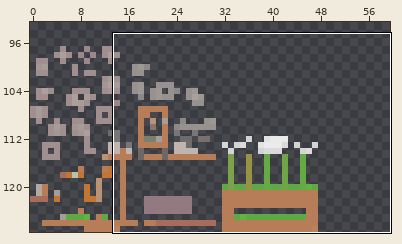
Two states of a sprite sheet, _Res/Map Backup/0_0.png. Above: a wide view before the commit, with the close-up outlined.
Close-up. Before:
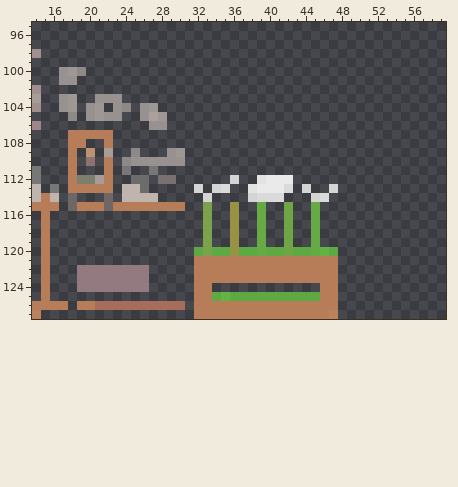
The file is 128x128 pixels. Colours within 5 levels of each other are drawn and written as one. Shown: x 14..59, y 95..127. The wide view leaves out empty margins.
And afterwards:
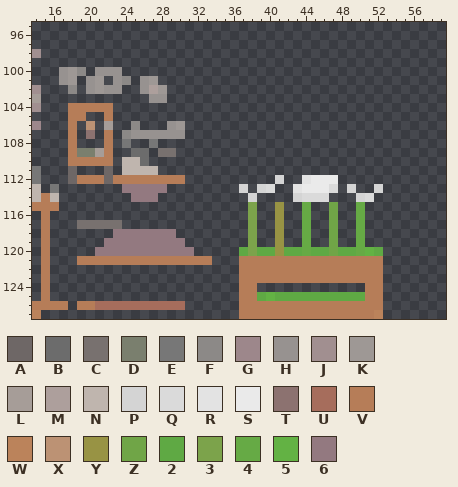
Palette (. is transparent): A #6e6766  B #6c6c6c  C #78716f  D #7a7f6e  E #777777  F #8c8987  G #9d878b  H #979290  J #a18f90  K #9e9895  L #a69d98  M #ad9f9c  N #bfb5ae  P #d4d4d4  Q #dadada  R #e3e3e3  S #eaeaea  T #8c7270  U #a66d5c  V #b67d58  W #bb835b  X #bc9274  Y #989344  Z #70a547  2 #5fa944  3 #7ca34b  4 #66aa45  5 #63b244  6 #937980
Edits made:
@@ x 14..59 @@
  99 ..............................................
-100 ...HKF........................................
-101 ...HH.........................................
-102 J.............................................
-103 L..HK..HHH....................................
-104 J..HK.HK.HF.HK................................
-105 ....F.HKHH..HMK...............................
-106 G............HH...............................
-107 ....VVVVV.....................................
-108 ....VV..V.....................................
-109 ....V.X.L..F...HK.............................
-110 ....V.T.V.FHHHHHH.............................
-111 E...V...V.E..E................................
-112 E...VDDLV..BB.CC......P..RSSS.................
-113 N.E.VVVVV.NNB.....P.PQ..RSSSQ.P..P............
-114 NVN.A...A.NNNN.....P....PQQQ...PQ.............
-115 VVV.AVVVAVVVVVVVV..3..Y..4..Z..4..............
-116 .V.................3..Y..4..Z..4..............
-117 .V.................3..Y..4..Z..4..............
-118 .V.................3..Y..4..Z..4..............
-119 .V.................3..Y..4..Z..4..............
-120 .V................2322Y22422Z22452............
-121 .V................VVVVVVVVVVVVVVVV............
-122 .V...66666666.....VVVVVVVVVVVVVVVV............
-123 .V...66666666.....VVVVVVVVVVVVVVVV............
-124 .V...66666666.....VV............VV............
-125 .V................VV252222222222VV............
-126 VVVV.VVUUUUUUUUUU.VVVVVVVVVVVVVVVV............
-127 W.................VVVVVVVVVVVVVVVW............
+100 ...HKF.HHH....................................
+101 ...HK.HK.HF.HK................................
+102 J...F.HKHH..HMK...............................
+103 L............HH...............................
+104 J...VVVVV.....................................
+105 ....VV..V.....................................
+106 G...V.X.L..F...HK.............................
+107 ....V.T.V.FHHHHHH.............................
+108 ....V...V.E..E................................
+109 ....VDDLV..BB.CC..............................
+110 ....VVVVV.NNB.................................
+111 E...A...A.NNNN................................
+112 E...AVVVAVVVVVVVV..........P..RSSS............
+113 N.E.......66666........P.PQ..RSSSQ.P..P.......
+114 NVN........666..........P....PQQQ...PQ........
+115 VVV.....................3..Y..4..Z..4.........
+116 .V......................3..Y..4..Z..4.........
+117 .V...CCCCC..............3..Y..4..Z..4.........
+118 .V.......6666666........3..Y..4..Z..4.........
+119 .V......666666666.......3..Y..4..Z..4.........
+120 .V.....66666666666.....2322Y22422Z22452.......
+121 .V...VVVVVVVVVVVVVVV...VVVVVVVVVVVVVVVV.......
+122 .V.....................VVVVVVVVVVVVVVVV.......
+123 .V.....................VVVVVVVVVVVVVVVV.......
+124 .V.....................VV............VV.......
+125 .V.....................VV252222222222VV.......
+126 VVVV.VVUUUUUUUUUU......VVVVVVVVVVVVVVVV.......
+127 W......................VVVVVVVVVVVVVVVW.......
Changed places in both close-ups, as pixel boxes (x1, y1, x2, y2):
changed: (59, 67, 383, 319)
